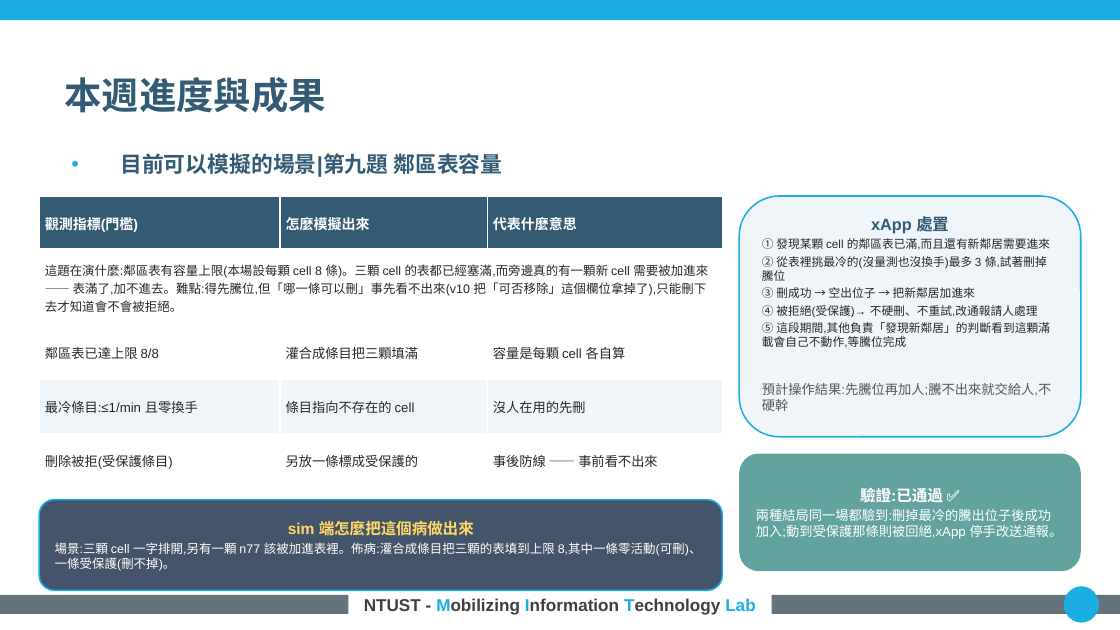
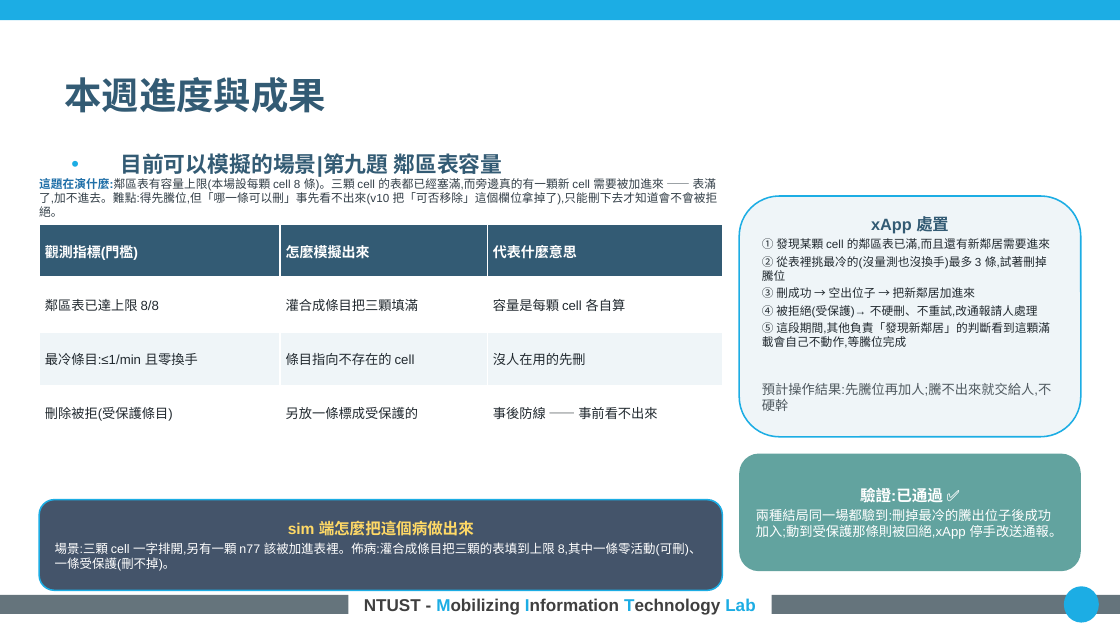
Before and after one commit to kimOuO/RAN-sim-OAI, a slide deck: slide 12 of docs/report/8_27_進度報告_v10十二題.pptx. Drawn at 1120x630 pixels with LibreOffice and Linux fonts; fonts in the diff are those of the drawing; background and template pictures are left out. Boxes give left, top, right and bottom in pixels: in the first picture for what was removed or moved away, otherwise in the second. Text is boxed around its words. In the diff, an @@ line names an element or a change of style, - is before the commit and + after.

```diff
--- a/docs/report/8_27_進度報告_v10十二題.pptx
+++ b/docs/report/8_27_進度報告_v10十二題.pptx
@@ text added at bbox=[39, 176, 718, 217], 7.5 pt, text #333F48 @@
+這題在演什麼:鄰區表有容量上限(本場設每顆 cell 8 條)。三顆 cell 的表都已經塞滿,而旁邊真的有一顆新 cell 需要被加進來 —— 表滿了,加不進去。難點:得先騰位,但「哪一條可以刪」事先看不出來(v10 把「可否移除」這個欄位拿掉了),只能刪下去才知道會不會被拒絕。
@@ table at bbox=[39, 224, 722, 515] @@
-row 2: 這題在演什麼:鄰區表有容量上限(本場設每顆 cell 8 條)。三顆 cell 的表都已經塞滿,而旁邊真的有一顆新 cell 需要被加進來 —— 表滿了,加不進去。難點:得先騰位,但「哪一條可以刪」事先看不出來(v10 把「可否移除」這個欄位拿掉了),只能刪下去才知道會不會被拒絕。 |  | 
@@ table: place and size @@
-table at bbox=[39, 196, 722, 487]
+table at bbox=[39, 224, 722, 515]
```
Also in this commit, not shown: 11 other slides changed, 4 other files.
